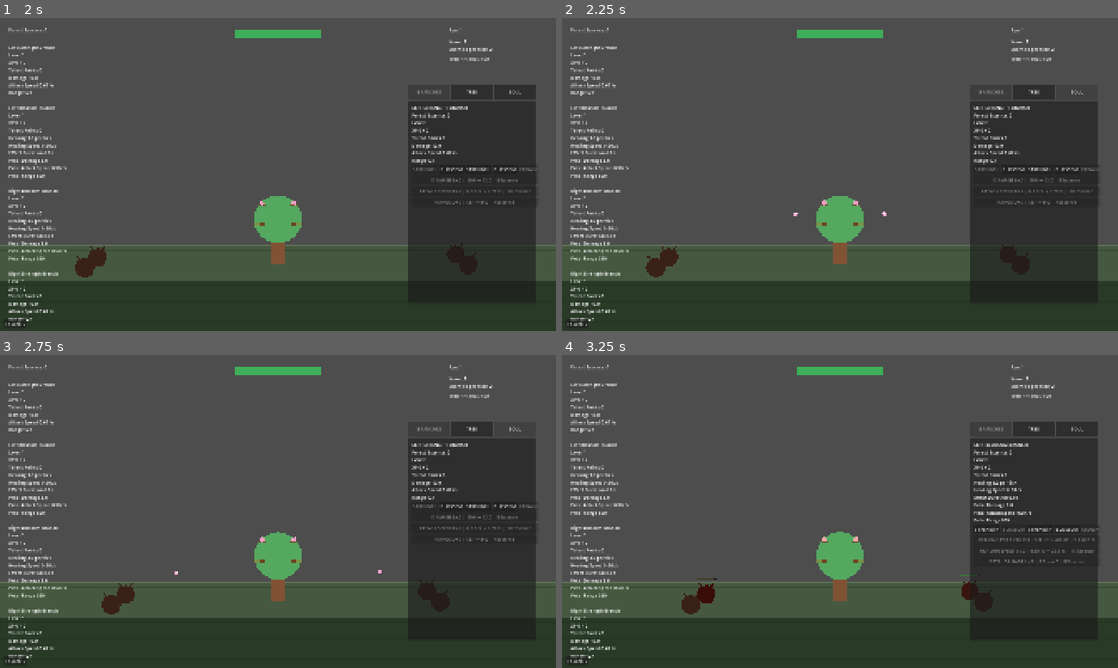
Above: before the commit, frames 1-4 (two rows, left to right).
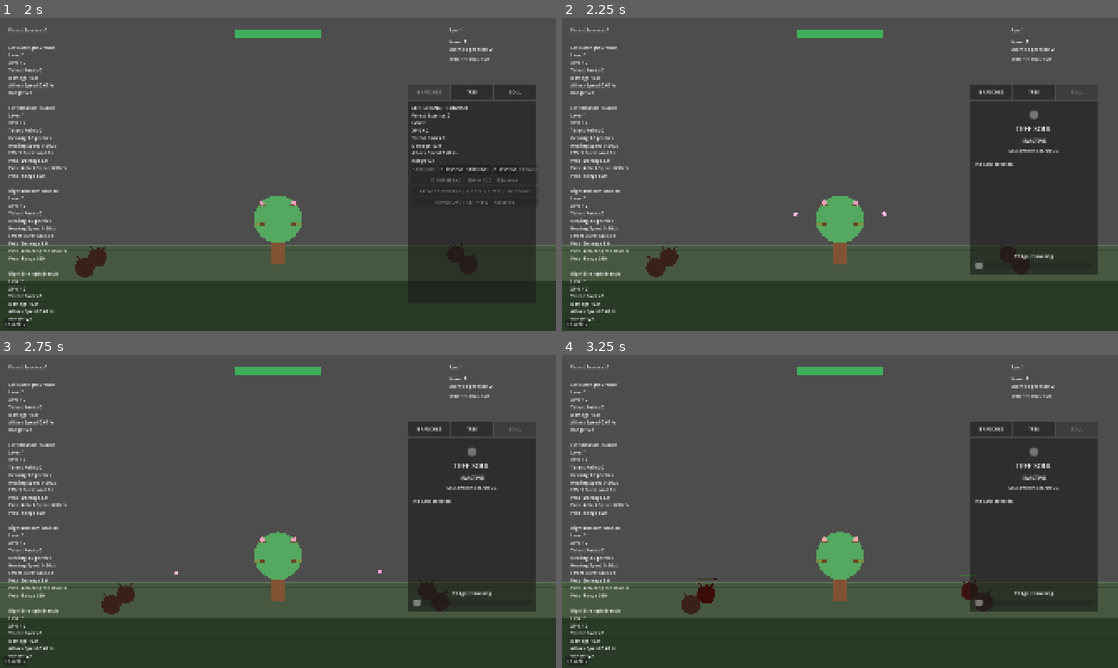
Above: after the commit, the same moments.

Repository: Triggggie/tree-guardian
Game: Godot game, scene res://scenes/main_world.tscn
Two runs of this game, one before a commit and one after it. Both use one fixed random seed, a clock stepped at 60 frames per second and the inputs below.
Inputs (mouse positions are in pixels of both pictures, inside the frame that each line leads up to):
- Up to frame 1 (2 s): click "TREE" at 0.5 s; click "BRANCHES" at 1.25 s
- Up to frame 2 (2.25 s): click "SOUL" at 2 s
- Up to frame 3 (2.75 s): no input
- Up to frame 4 (3.25 s): click (1012, 505) at 2.75 s, where only the run before the commit has a clickable "BLOSSOM"

Frame 1 is identical in both runs. In frame 2, 1.6% of the frame differs, in the area x 73-97%, y 22-84%; in frame 3, 1.6%; in frame 4, 1.9%, in the area x 73-97%, y 23-84%.

Commit message:
Connect Tree Soul tab

Diff:
--- a/scripts/ui.gd
+++ b/scripts/ui.gd
@@ -7,6 +7,10 @@
 
 @onready var tree_tab_button: Button = (
 	$UpgradeTabs/TreeTabButton
+)
+
+@onready var soul_tab_button: Button = (
+	$UpgradeTabs/SoulTabButton
 )
 
 @onready var talents_button: Button = (
@@ -19,6 +23,10 @@
 
 @onready var tree_upgrade_panel: Panel = (
 	$TreeUpgradePanel
+)
+
+@onready var tree_soul_status_panel: Panel = (
+	$TreeSoulStatusPanel
 )
 
 @onready var talent_screen: Control = (
@@ -35,6 +43,10 @@
 		show_tree_upgrades
 	)
 
+	soul_tab_button.pressed.connect(
+		show_soul_status
+	)
+
 	talents_button.pressed.connect(
 		open_talent_screen
 	)
@@ -45,17 +57,31 @@
 func show_branch_upgrades() -> void:
 	branch_upgrade_panel.visible = true
 	tree_upgrade_panel.visible = false
+	tree_soul_status_panel.visible = false
 
 	branch_tab_button.disabled = true
 	tree_tab_button.disabled = false
+	soul_tab_button.disabled = false
 
 
 func show_tree_upgrades() -> void:
 	branch_upgrade_panel.visible = false
 	tree_upgrade_panel.visible = true
+	tree_soul_status_panel.visible = false
 
 	branch_tab_button.disabled = false
 	tree_tab_button.disabled = true
+	soul_tab_button.disabled = false
+
+
+func show_soul_status() -> void:
+	branch_upgrade_panel.visible = false
+	tree_upgrade_panel.visible = false
+	tree_soul_status_panel.visible = true
+
+	branch_tab_button.disabled = false
+	tree_tab_button.disabled = false
+	soul_tab_button.disabled = true
 
 
 func open_talent_screen() -> void:
